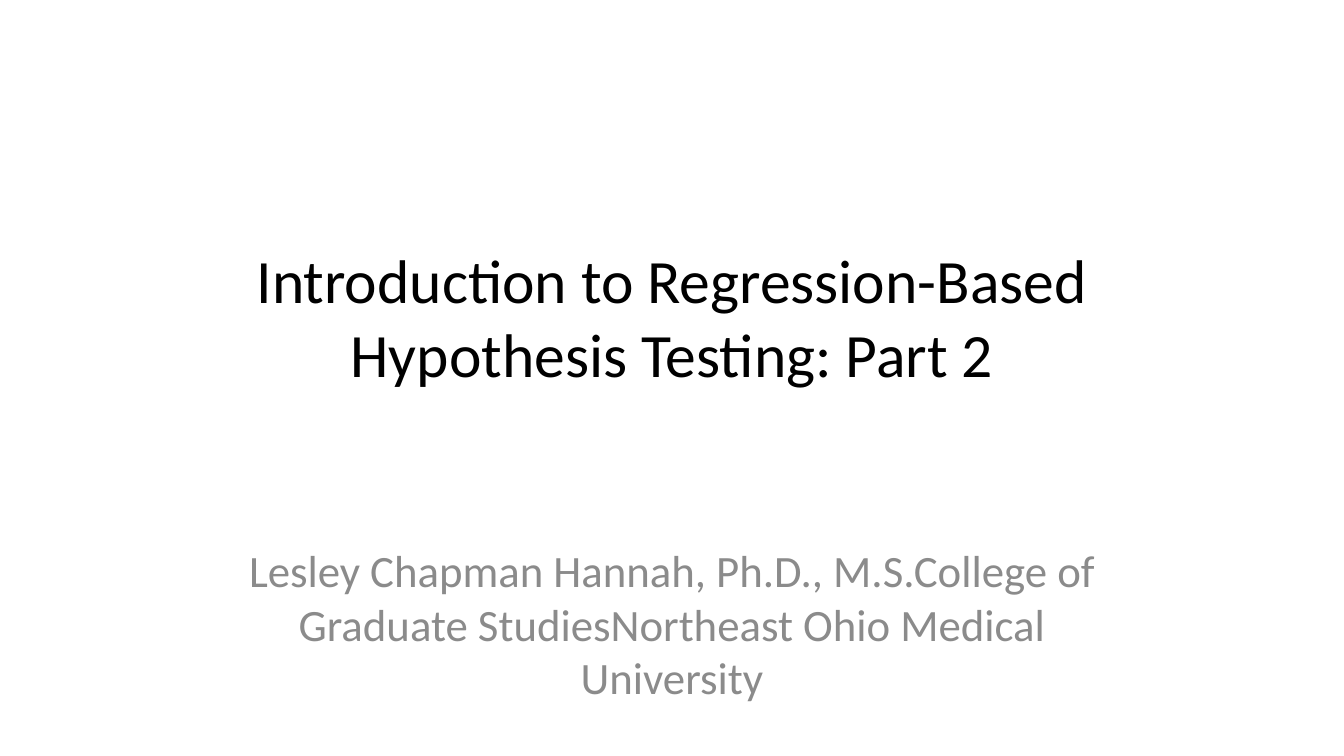
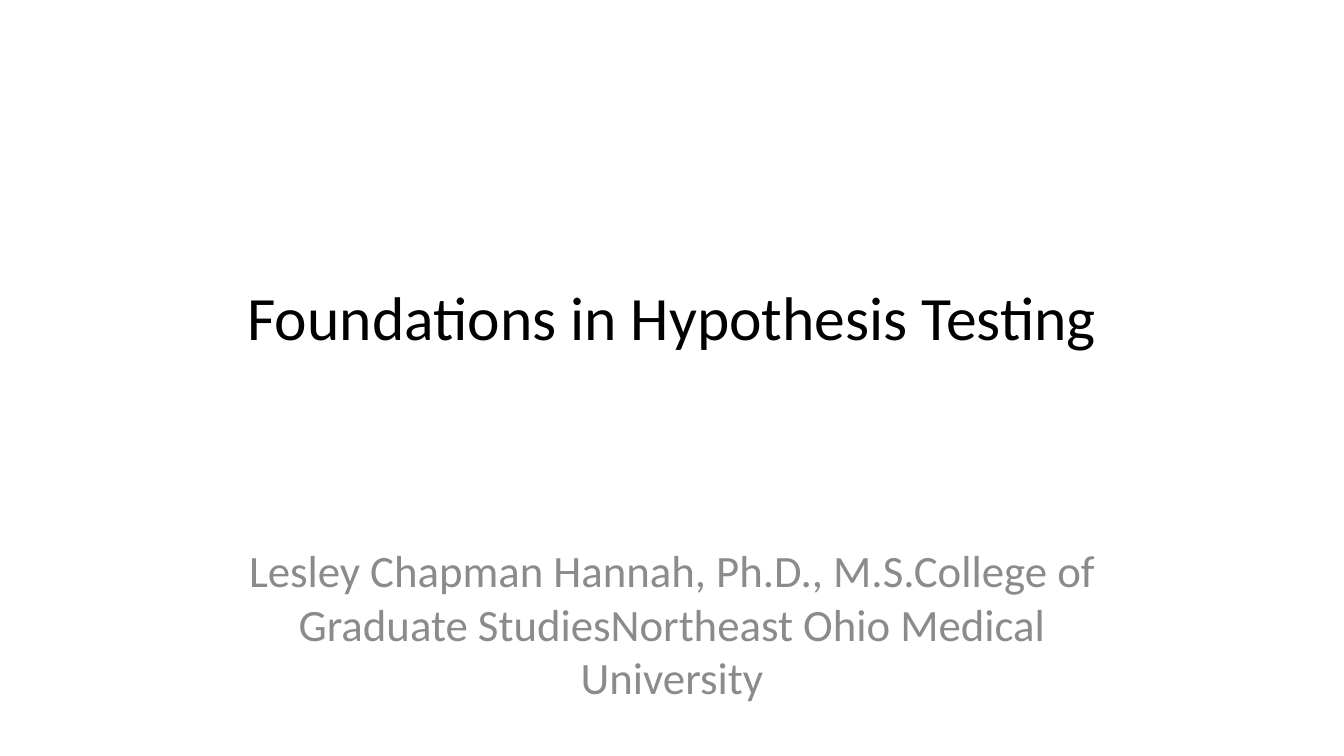
Before and after one commit to lesleymaraina/stats_I_mod_4a_sm1, a slide deck: slide 1 of test_2_082025_pptx.pptx. Drawn at 1344x756 pixels with LibreOffice and Linux fonts; fonts in the diff are those of the drawing. Boxes give left, top, right and bottom in pixels: in the first picture for what was removed or moved away, otherwise in the second. Text is boxed around its words. In the diff, an @@ line names an element or a change of style, - is before the commit and + after.

Commit message:
Added lecture files

```diff
--- a/test_2_082025_pptx.pptx
+++ b/test_2_082025_pptx.pptx
@@ title at [248,297,1096,351]: text changed @@
-Introduction to Regression-Based Hypothesis Testing: Part 2
+Foundations in Hypothesis Testing
```
Also in this commit, not shown: 2 other slides changed, 25 slides added, 23 slides removed, 4 other files.
